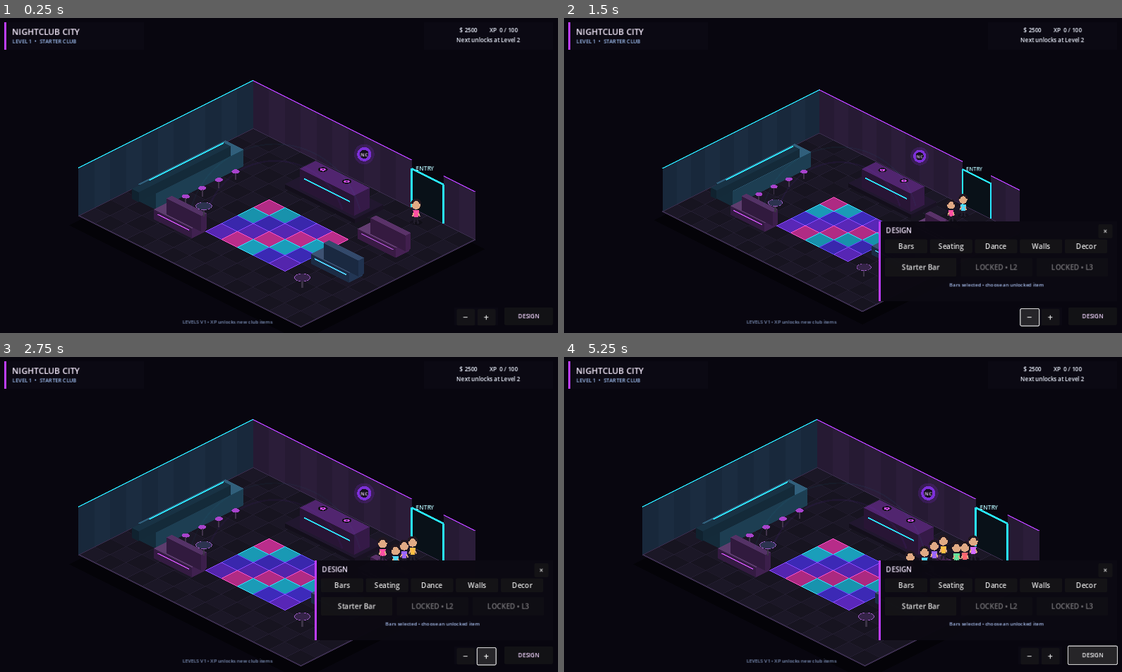
Above: before the commit, frames 1-4 (two rows, left to right).
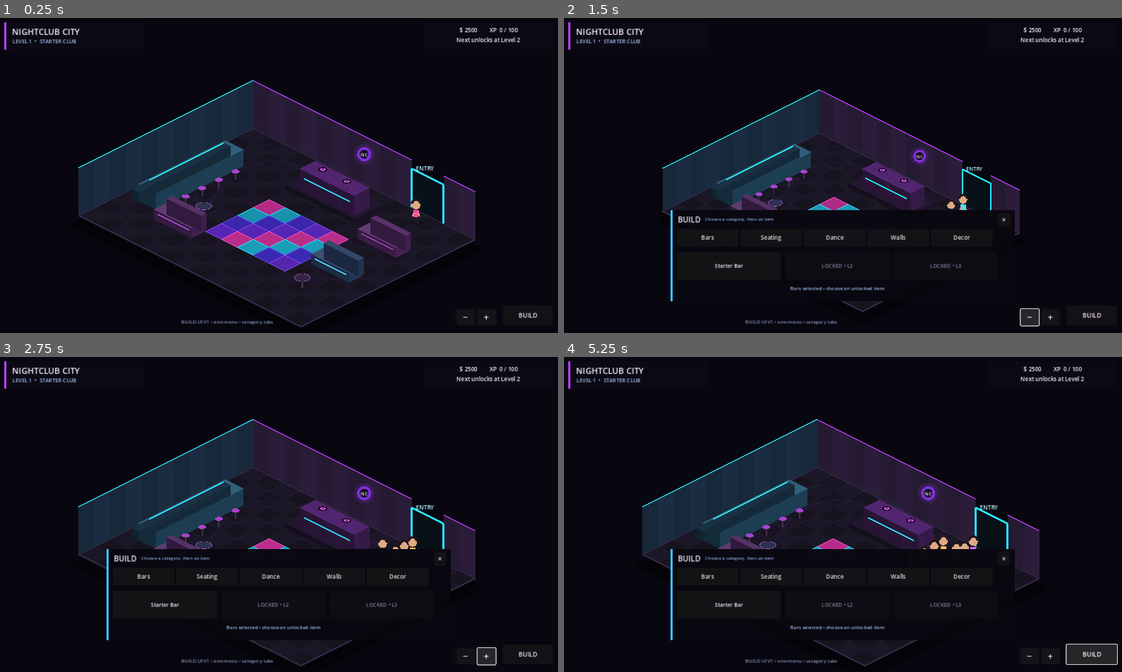
Above: after the commit, the same moments.

Repository: 22crob/Nightclub-City
Game: Godot game, scene res://scenes/main.tscn
The game is run twice, just before and just after one commit, with the same random seed, the same clock (stepped at 60 frames per second) and the same inputs.
Inputs:
- Up to frame 1 (0.25 s): no input
- Up to frame 2 (1.5 s): click "DESIGN" (after the commit: "BUILD") at 0.5 s; click "−" at 1.25 s
- Up to frame 3 (2.75 s): click "+" at 2 s
- Up to frame 4 (5.25 s): click "×" at 2.75 s; click "−" at 3.5 s; click "+" at 4.25 s; click "DESIGN" (after the commit: "BUILD") at 5 s

The runs differ from the first frame. In frame 1, 0.1% of the frame differs, in the area x 32-97%, y 93-98%; in frame 2, 4.6%; in frame 3, 5.4%; in frame 4, 5.6%, in the area x 19-100%, y 60-98%.

Commit message:
Refactor build drawer into clean tabbed menu

Diff:
--- a/godot/scenes/main.tscn
+++ b/godot/scenes/main.tscn
@@ -76,7 +76,7 @@
 grow_vertical = 0
 theme_override_colors/font_color = Color(0.50, 0.58, 0.74, 1)
 theme_override_font_sizes/font_size = 11
-text = "LEVELS V1 • XP unlocks new club items"
+text = "BUILD UI V1 • one menu • category tabs"
 horizontal_alignment = 1
 
 [node name="LevelUpPanel" type="ColorRect" parent="HUD"]
@@ -158,126 +158,164 @@
 anchor_top = 1.0
 anchor_right = 1.0
 anchor_bottom = 1.0
-offset_left = -128.0
-offset_top = -58.0
+offset_left = -132.0
+offset_top = -62.0
 offset_right = -18.0
 offset_bottom = -18.0
 grow_horizontal = 0
 grow_vertical = 0
-theme_override_colors/font_color = Color(0.95, 0.84, 1, 1)
-theme_override_font_sizes/font_size = 13
-text = "DESIGN"
+theme_override_colors/font_color = Color(0.95, 0.88, 1, 1)
+theme_override_colors/font_hover_color = Color(1, 0.96, 1, 1)
+theme_override_font_sizes/font_size = 14
+text = "BUILD"
 
 [node name="DesignDrawer" type="ColorRect" parent="HUD"]
 visible = false
-anchors_preset = 3
-anchor_left = 1.0
-anchor_top = 1.0
-anchor_right = 1.0
-anchor_bottom = 1.0
-offset_left = -558.0
-offset_top = -252.0
-offset_right = -18.0
+anchor_left = 0.5
+anchor_top = 1.0
+anchor_right = 0.5
+anchor_bottom = 1.0
+offset_left = -390.0
+offset_top = -278.0
+offset_right = 390.0
 offset_bottom = -72.0
-grow_horizontal = 0
-grow_vertical = 0
-color = Color(0.045, 0.035, 0.070, 0.98)
+grow_horizontal = 2
+grow_vertical = 0
+color = Color(0.035, 0.029, 0.058, 0.98)
 
 [node name="Accent" type="ColorRect" parent="HUD/DesignDrawer"]
 offset_right = 5.0
-offset_bottom = 180.0
-color = Color(0.74, 0.24, 1, 1)
+offset_bottom = 206.0
+color = Color(0.20, 0.78, 1, 1)
 
 [node name="Title" type="Label" parent="HUD/DesignDrawer"]
 offset_left = 16.0
-offset_top = 8.0
-offset_right = 270.0
-offset_bottom = 31.0
-theme_override_colors/font_color = Color(0.96, 0.91, 1, 1)
-theme_override_font_sizes/font_size = 16
-text = "DESIGN"
+offset_top = 9.0
+offset_right = 210.0
+offset_bottom = 34.0
+theme_override_colors/font_color = Color(0.97, 0.94, 1, 1)
+theme_override_font_sizes/font_size = 17
+text = "BUILD"
+
+[node name="Subtitle" type="Label" parent="HUD/DesignDrawer"]
+offset_left = 78.0
+offset_top = 12.0
+offset_right = 330.0
+offset_bottom = 32.0
+theme_override_colors/font_color = Color(0.51, 0.64, 0.84, 1)
+theme_override_font_sizes/font_size = 10
+text = "Choose a category, then an item"
 
 [node name="Close" type="Button" parent="HUD/DesignDrawer"]
-offset_left = 498.0
+offset_left = 742.0
 offset_top = 6.0
-offset_right = 530.0
+offset_right = 770.0
 offset_bottom = 34.0
 text = "×"
 
 [node name="Bars" type="Button" parent="HUD/DesignDrawer"]
 offset_left = 14.0
-offset_top = 40.0
-offset_right = 110.0
-offset_bottom = 70.0
+offset_top = 42.0
+offset_right = 154.0
+offset_bottom = 82.0
+toggle_mode = true
+theme_override_colors/font_pressed_color = Color(1, 0.88, 1, 1)
+theme_override_font_sizes/font_size = 13
 text = "Bars"
 
 [node name="Seating" type="Button" parent="HUD/DesignDrawer"]
-offset_left = 116.0
-offset_top = 40.0
-offset_right = 212.0
-offset_bottom = 70.0
+offset_left = 158.0
+offset_top = 42.0
+offset_right = 298.0
+offset_bottom = 82.0
+toggle_mode = true
+theme_override_colors/font_pressed_color = Color(1, 0.88, 1, 1)
+theme_override_font_sizes/font_size = 13
 text = "Seating"
 
 [node name="Dance" type="Button" parent="HUD/DesignDrawer"]
-offset_left = 218.0
-offset_top = 40.0
-offset_right = 314.0
-offset_bottom = 70.0
+offset_left = 302.0
+offset_top = 42.0
+offset_right = 442.0
+offset_bottom = 82.0
+toggle_mode = true
+theme_override_colors/font_pressed_color = Color(1, 0.88, 1, 1)
+theme_override_font_sizes/font_size = 13
 text = "Dance"
 
 [node name="Walls" type="Button" parent="HUD/DesignDrawer"]
-offset_left = 320.0
-offset_top = 40.0
-offset_right = 416.0
-offset_bottom = 70.0
+offset_left = 446.0
+offset_top = 42.0
+offset_right = 586.0
+offset_bottom = 82.0
+toggle_mode = true
+theme_override_colors/font_pressed_color = Color(1, 0.88, 1, 1)
+theme_override_font_sizes/font_size = 13
 text = "Walls"
 
 [node name="Decor" type="Button" parent="HUD/DesignDrawer"]
-offset_left = 422.0
-offset_top = 40.0
-offset_right = 518.0
-offset_bottom = 70.0
+offset_left = 590.0
+offset_top = 42.0
+offset_right = 730.0
+offset_bottom = 82.0
+toggle_mode = true
+theme_override_colors/font_pressed_color = Color(1, 0.88, 1, 1)
+theme_override_font_sizes/font_size = 13
 text = "Decor"
 
 [node name="Item1" type="Button" parent="HUD/DesignDrawer"]
 offset_left = 14.0
-offset_top = 82.0
-offset_right = 176.0
-offset_bottom = 124.0
+offset_top = 94.0
+offset_right = 250.0
+offset_bottom = 158.0
+theme_override_colors/font_color = Color(0.94, 0.95, 1, 1)
+theme_override_colors/font_disabled_color = Color(0.48, 0.50, 0.62, 1)
+theme_override_font_sizes/font_size = 12
 text = "Starter Bar"
 
 [node name="Item2" type="Button" parent="HUD/DesignDrawer"]
-offset_left = 186.0
-offset_top = 82.0
-offset_right = 348.0
-offset_bottom = 124.0
+offset_left = 260.0
+offset_top = 94.0
+offset_right = 496.0
+offset_bottom = 158.0
+theme_override_colors/font_color = Color(0.94, 0.95, 1, 1)
+theme_override_colors/font_disabled_color = Color(0.48, 0.50, 0.62, 1)
+theme_override_font_sizes/font_size = 12
 text = "Compact Bar"
 
 [node name="Item3" type="Button" parent="HUD/DesignDrawer"]
-offset_left = 358.0
-offset_top = 82.0
-offset_right = 520.0
-offset_bottom = 124.0
+offset_left = 506.0
+offset_top = 94.0
+offset_right = 742.0
+offset_bottom = 158.0
+theme_override_colors/font_color = Color(0.94, 0.95, 1, 1)
+theme_override_colors/font_disabled_color = Color(0.48, 0.50, 0.62, 1)
+theme_override_font_sizes/font_size = 12
 text = "Neon Bar"
 
 [node name="Hint" type="Label" parent="HUD/DesignDrawer"]
 offset_left = 14.0
-offset_top = 134.0
-offset_right = 520.0
-offset_bottom = 170.0
-theme_override_colors/font_color = Color(0.66, 0.75, 0.94, 1)
+offset_top = 168.0
+offset_right = 742.0
+offset_bottom = 197.0
+theme_override_colors/font_color = Color(0.61, 0.72, 0.91, 1)
 theme_override_font_sizes/font_size = 11
-text = "Place an item and its edit controls will appear automatically."
-horizontal_alignment = 1
-
+text = "Choose an item to place"
+horizontal_alignment = 1
 
 [node name="SelectionPanel" type="ColorRect" parent="HUD"]
 visible = false
-offset_left = 18.0
-offset_top = 92.0
-offset_right = 470.0
-offset_bottom = 150.0
-color = Color(0.045, 0.035, 0.070, 0.96)
+anchor_left = 0.5
+anchor_top = 1.0
+anchor_right = 0.5
+anchor_bottom = 1.0
+offset_left = -226.0
+offset_top = -344.0
+offset_right = 226.0
+offset_bottom = -286.0
+grow_horizontal = 2
+grow_vertical = 0
+color = Color(0.035, 0.029, 0.058, 0.97)
 
 [node name="Accent" type="ColorRect" parent="HUD/SelectionPanel"]
 offset_right = 4.0
